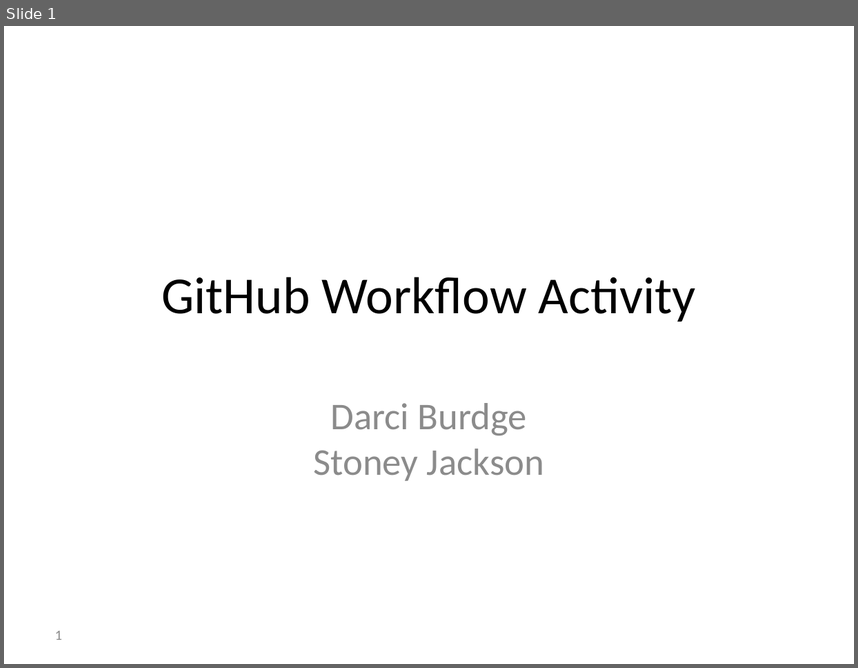
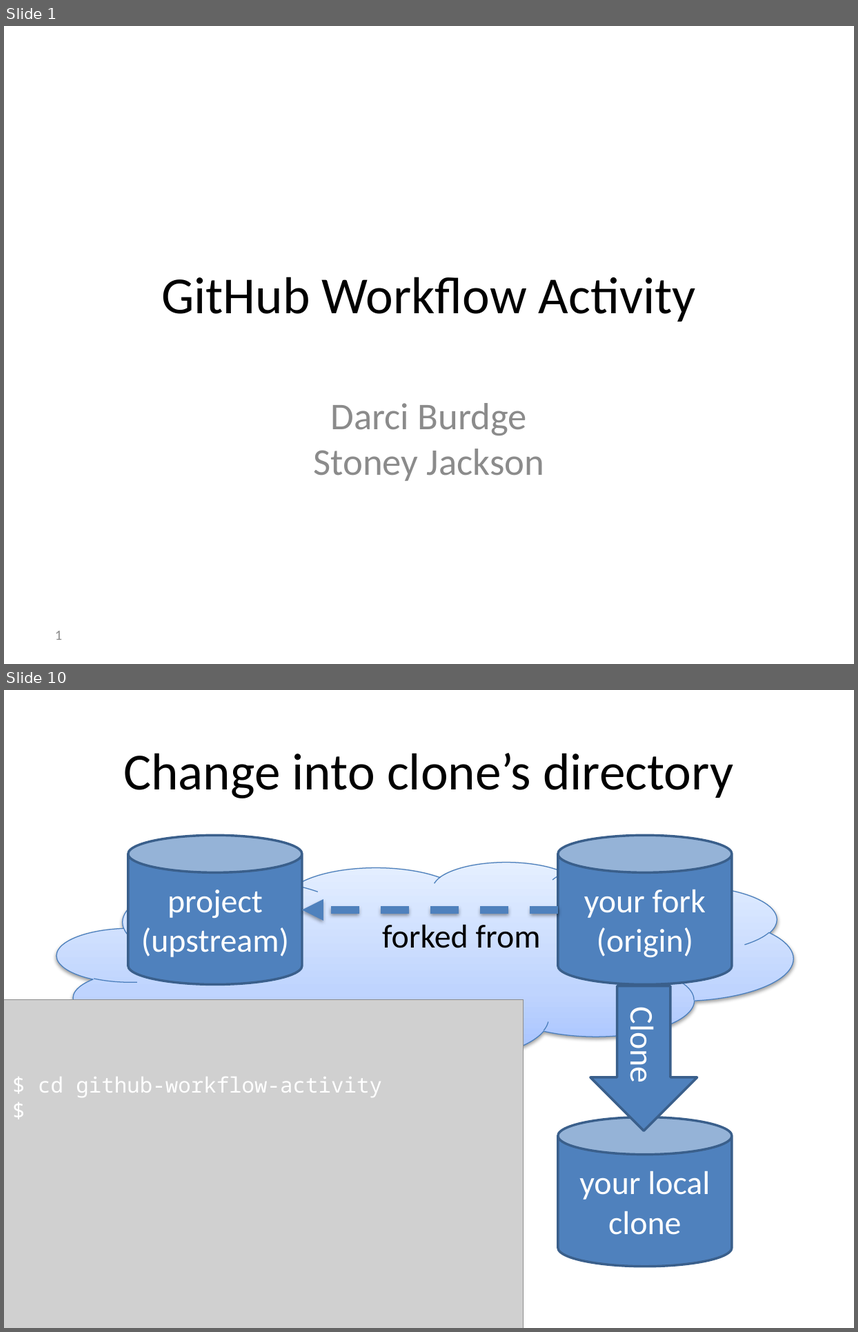
Before and after one commit to foss2serve/github-workflow-activity, a slide deck: presentation.pptx. Shown one above the other, each under a label of ours: slide 1 before the commit, slides 1 and 10 after it; the slides between them are not shown. The pictures are 858x668 and 858x1332 pixels, drawn with LibreOffice and Linux fonts; fonts in the diff are those of the drawing; grey boxes stand for pictures; background and template pictures are left out. Boxes give left, top, right and bottom in pixels: in the first picture for what was removed or moved away, otherwise in the second. Text is boxed around its words. In the diff, an @@ line names an element or a change of style, - is before the commit and + after.

```diff
--- a/presentation.pptx
+++ b/presentation.pptx
@@ slide 10 added at (x1=4, y1=690, x2=854, y2=1328), background #FFFFFF @@
@@ title added at (x1=123, y1=753, x2=733, y2=798), 44 pt, text #000000 @@
+Change into clone’s directory
@@ cylinder added at (x1=128, y1=836, x2=302, y2=984), fill #4F81BD, outline #3A5F8C 2 pt, 28 pt, text #FFFFFF @@
+project
+(upstream)
@@ cylinder added at (x1=558, y1=836, x2=733, y2=984), fill #4F81BD, outline #3A5F8C 2 pt, 28 pt, text #FFFFFF @@
+your fork
+(origin)
@@ cloud added at (x1=56, y1=862, x2=793, y2=1061), fill gradient #A4C4FF to #BFD4FF to #E6EEFF, outline #4B7EBC 0.75 pt @@
@@ arrow added from (558, 909) to (302, 909), #4F81BD 6 pt dashed @@
@@ text added at (x1=382, y1=924, x2=541, y2=948), 28 pt, text #000000 @@
+forked from
@@ picture added at (x1=4, y1=999, x2=523, y2=1328) @@
@@ right arrow added at (x1=590, y1=986, x2=697, y2=1130), fill #4F81BD, outline #3A5F8C 2 pt, 28 pt, text #FFFFFF @@
+Clone
@@ arrow added from (645, 1116) to (645, 986), #4F81BD 6 pt dashed @@
@@ text added at (x1=38, y1=1076, x2=382, y2=1097), 18 pt, text #FFFFFF @@
+$ cd github-workflow-activity
+$
@@ cylinder added at (x1=558, y1=1116, x2=733, y2=1265), fill #4F81BD, outline #3A5F8C 2 pt, 28 pt, text #FFFFFF @@
+your local clone
```
Also in this commit, not shown: 20 slides changed, 32 other slides added, 26 slides removed.
